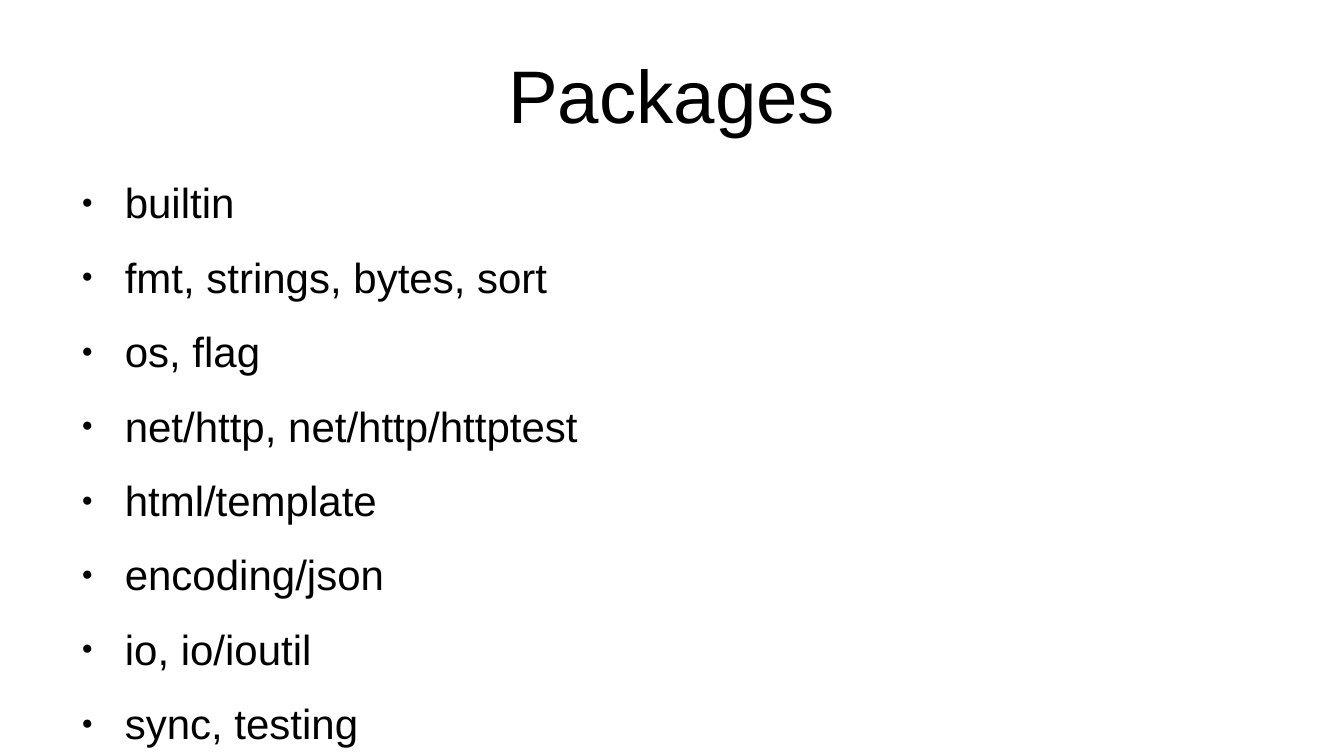
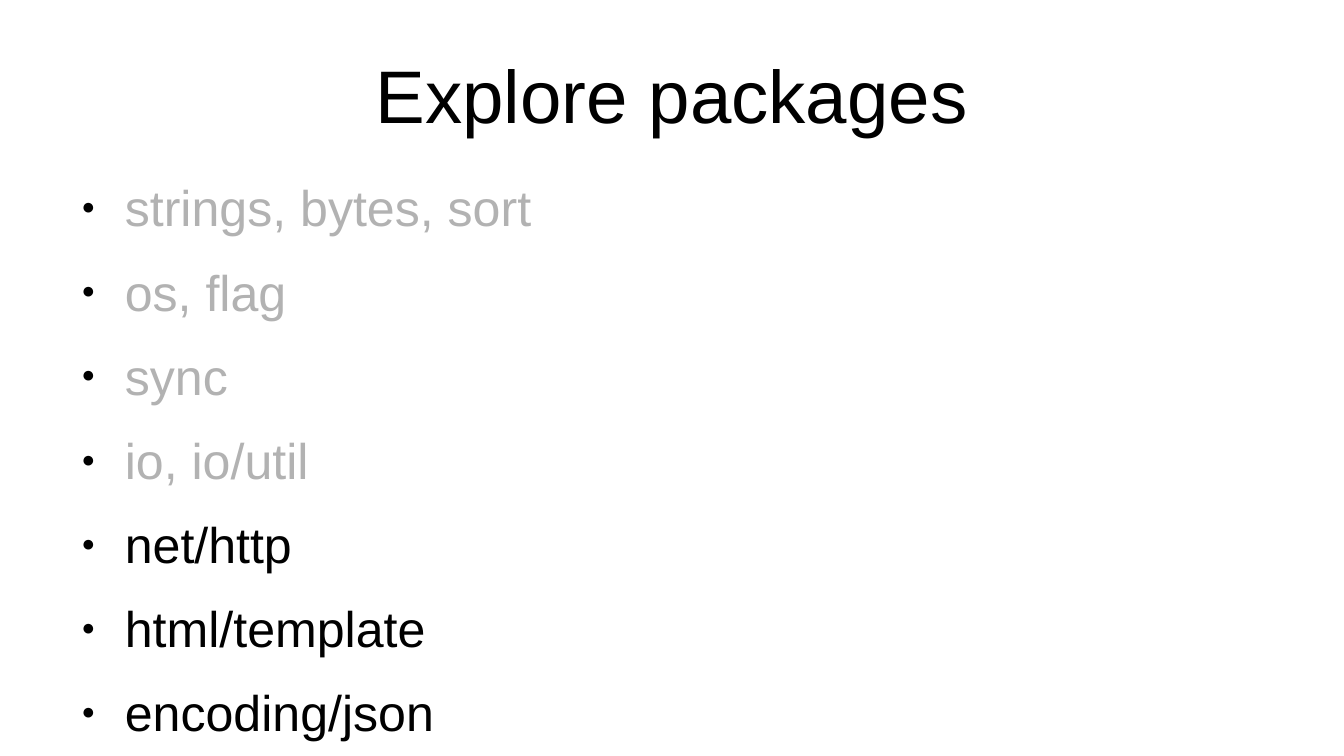
Before and after one commit to axis-go-course/spiderman, a slide deck: slide 6 of presentation.odp. Drawn at 1344x756 pixels with LibreOffice and Linux fonts; fonts in the diff are those of the drawing. Boxes give left, top, right and bottom in pixels: in the first picture for what was removed or moved away, otherwise in the second. Text is boxed around its words. In the diff, an @@ line names an element or a change of style, - is before the commit and + after.

Commit message:
Explore packages

```diff
--- a/presentation.odp
+++ b/presentation.odp
@@ title at [376,69,968,137]: text changed @@
-Packages
+Explore packages
@@ text at [125,190,531,236]: text changed; size 24.8 to 29.6 pt; text colour #000000 to #B2B2B2 @@
-● builtin
-● fmt, strings, bytes, sort
+● strings, bytes, sort
@@ text at [125,275,434,741]: size 24.8 to 29.6 pt in "os, flag", "html/template", "encoding/json"; text colour #000000 to #B2B2B2 in "os, flag" @@
@@ text at [125,368,309,573]: text changed; size 24.8 to 29.6 pt; text colour #000000 to #B2B2B2 @@
-● net/http, net/http/httptest
+● sync
+● io, io/util
+● net/http
@@ text at [125,634,358,748]: paragraphs removed @@
-● io, io/ioutil
-● sync, testing
```
Also in this commit, not shown: 6 other slides changed, 8 other files.
